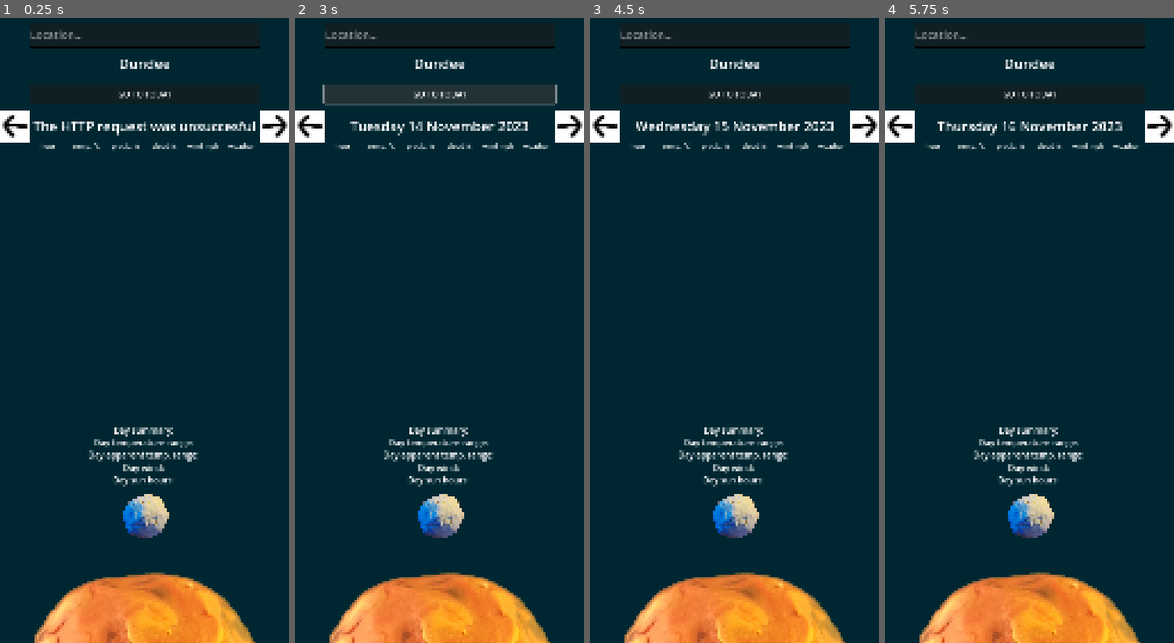
Above: before the commit, frames 1-4 (left to right).
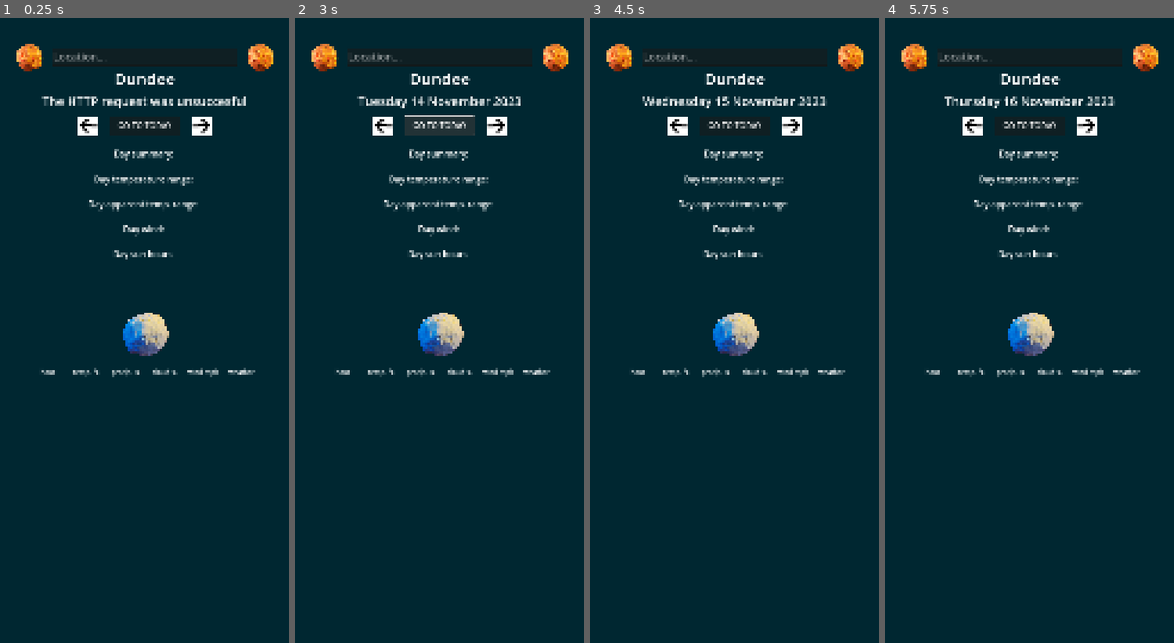
Above: after the commit, the same moments.

Repository: Claire1605/LittleDrip
Game: Godot game, scene res://Scenes/Main.tscn
Two runs of this game, one before a commit and one after it. Both use one fixed random seed, a clock stepped at 60 frames per second and the inputs below.
Inputs (mouse positions are in pixels of both pictures, inside the frame that each line leads up to; where the layout moved, square brackets give the same spot in the first picture):
- Up to frame 1 (0.25 s): no input
- Up to frame 2 (3 s): click (323, 55) at 0.52 s; click (555, 55) at 1.27 s; click (384, 124) [309, 124] at 2 s; click "GO TO TODAY" at 2.75 s
- Up to frame 3 (4.5 s): click "GO TO TODAY" at 3.5 s; click (792, 124) [864, 124] at 4.25 s
- Up to frame 4 (5.75 s): click (1087, 124) [1159, 124] at 5 s

The runs differ from the first frame. In frame 1, 15% of the frame differs, in the area x 0-100%, y 1-100%; in frame 2, 18%; in frame 3, 15%; in frame 4, 15%.
Error in both runs: Invalid access to property or key 'hourly' on a base object of type 'Nil'. (res://Scripts/WeatherRequest.gd:63)

Commit message:
location search bug and started new layout

Diff:
--- a/whateverweather/Scenes/Main.tscn
+++ b/whateverweather/Scenes/Main.tscn
@@ -41,13 +41,35 @@
 locationSearch = NodePath("../LocationSearch")
 weatherRequest = NodePath("../HTTPRequest_Weather")
 
+[node name="TextureButton" type="TextureButton" parent="."]
+layout_mode = 1
+anchors_preset = -1
+anchor_left = 0.05
+anchor_top = 0.04
+anchor_right = 0.15
+anchor_bottom = 0.09
+texture_normal = ExtResource("5_v1gob")
+ignore_texture_size = true
+stretch_mode = 0
+
+[node name="TextureButton2" type="TextureButton" parent="."]
+layout_mode = 1
+anchors_preset = -1
+anchor_left = 0.85
+anchor_top = 0.04
+anchor_right = 0.95
+anchor_bottom = 0.09
+texture_normal = ExtResource("5_v1gob")
+ignore_texture_size = true
+stretch_mode = 0
+
 [node name="LocationSearch" type="LineEdit" parent="."]
 layout_mode = 1
 anchors_preset = -1
-anchor_left = 0.1
-anchor_top = 0.01
-anchor_right = 0.9
-anchor_bottom = 0.05
+anchor_left = 0.18
+anchor_top = 0.05
+anchor_right = 0.82
+anchor_bottom = 0.08
 theme_override_font_sizes/font_size = 40
 placeholder_text = "Location..."
 
@@ -55,33 +77,46 @@
 layout_mode = 1
 anchors_preset = -1
 anchor_left = 0.1
-anchor_top = 0.05
-anchor_right = 0.9
-anchor_bottom = 0.1
-grow_horizontal = 2
-theme_override_font_sizes/font_size = 50
+anchor_top = 0.08
+anchor_right = 0.9
+anchor_bottom = 0.12
+grow_horizontal = 2
+theme_override_font_sizes/font_size = 60
 text = "DUNDEE"
 horizontal_alignment = 1
 vertical_alignment = 1
 autowrap_mode = 3
 
+[node name="DateText" type="Label" parent="."]
+layout_mode = 1
+anchors_preset = -1
+anchor_left = 0.1
+anchor_top = 0.12
+anchor_right = 0.9
+anchor_bottom = 0.15
+grow_horizontal = 2
+theme_override_font_sizes/font_size = 46
+horizontal_alignment = 1
+vertical_alignment = 1
+autowrap_mode = 3
+
 [node name="TodayButton" type="Button" parent="."]
 layout_mode = 1
 anchors_preset = -1
-anchor_left = 0.1
-anchor_top = 0.11
-anchor_right = 0.9
-anchor_bottom = 0.14
+anchor_left = 0.38
+anchor_top = 0.16
+anchor_right = 0.62
+anchor_bottom = 0.19
 theme_override_font_sizes/font_size = 30
 text = "GO TO TODAY"
 
 [node name="NextDayButton" type="TextureButton" parent="."]
 layout_mode = 1
 anchors_preset = -1
-anchor_left = 0.9
-anchor_top = 0.15
-anchor_right = 1.0
-anchor_bottom = 0.2
+anchor_left = 0.66
+anchor_top = 0.16
+anchor_right = 0.73
+anchor_bottom = 0.19
 offset_bottom = 0.439987
 texture_normal = ExtResource("6_jw32o")
 ignore_texture_size = true
@@ -90,27 +125,14 @@
 [node name="PreviousDayButton" type="TextureButton" parent="."]
 layout_mode = 1
 anchors_preset = -1
-anchor_top = 0.15
-anchor_right = 0.1
-anchor_bottom = 0.2
+anchor_left = 0.27
+anchor_top = 0.16
+anchor_right = 0.34
+anchor_bottom = 0.19
 offset_bottom = 0.439987
 texture_normal = ExtResource("7_50glp")
 ignore_texture_size = true
 stretch_mode = 0
-
-[node name="DateText" type="Label" parent="."]
-layout_mode = 1
-anchors_preset = -1
-anchor_left = 0.1
-anchor_top = 0.15
-anchor_right = 0.9
-anchor_bottom = 0.2
-grow_horizontal = 2
-theme_override_font_sizes/font_size = 50
-text = "WHATEVER WEATHER"
-horizontal_alignment = 1
-vertical_alignment = 1
-autowrap_mode = 3
 
 [node name="ErrorText" type="Label" parent="."]
 layout_mode = 0
@@ -119,72 +141,13 @@
 offset_right = 267.0
 offset_bottom = 126.0
 
-[node name="GridContainer" type="GridContainer" parent="."]
+[node name="DailyWeatherCode" type="Label" parent="."]
 layout_mode = 1
 anchors_preset = -1
 anchor_left = 0.1
 anchor_top = 0.2
 anchor_right = 0.9
-anchor_bottom = 0.65
-grow_horizontal = 2
-theme = ExtResource("3_kln2b")
-columns = 6
-
-[node name="Label-hour" type="Label" parent="GridContainer"]
-layout_mode = 2
-size_flags_horizontal = 3
-size_flags_vertical = 0
-theme = ExtResource("4_rgh2o")
-text = "hour"
-horizontal_alignment = 1
-
-[node name="Label-temp" type="Label" parent="GridContainer"]
-layout_mode = 2
-size_flags_horizontal = 3
-size_flags_vertical = 0
-theme = ExtResource("4_rgh2o")
-text = "temp. °C"
-horizontal_alignment = 1
-
-[node name="Label-rain" type="Label" parent="GridContainer"]
-layout_mode = 2
-size_flags_horizontal = 3
-size_flags_vertical = 0
-theme = ExtResource("4_rgh2o")
-text = "precip. %"
-horizontal_alignment = 1
-
-[node name="Label-cloud" type="Label" parent="GridContainer"]
-layout_mode = 2
-size_flags_horizontal = 3
-size_flags_vertical = 0
-theme = ExtResource("4_rgh2o")
-text = "cloud %"
-horizontal_alignment = 1
-
-[node name="Label-wind" type="Label" parent="GridContainer"]
-layout_mode = 2
-size_flags_horizontal = 3
-size_flags_vertical = 0
-theme = ExtResource("4_rgh2o")
-text = "wind mph"
-horizontal_alignment = 1
-
-[node name="Label-weathercode" type="Label" parent="GridContainer"]
-layout_mode = 2
-size_flags_horizontal = 3
-size_flags_vertical = 0
-theme = ExtResource("4_rgh2o")
-text = "weather"
-horizontal_alignment = 1
-
-[node name="DailyWeatherCode" type="Label" parent="."]
-layout_mode = 1
-anchors_preset = -1
-anchor_left = 0.1
-anchor_top = 0.65
-anchor_right = 0.9
-anchor_bottom = 0.67
+anchor_bottom = 0.24
 grow_horizontal = 2
 theme_override_font_sizes/font_size = 32
 text = "Day summary: "
@@ -196,9 +159,9 @@
 layout_mode = 1
 anchors_preset = -1
 anchor_left = 0.1
-anchor_top = 0.67
-anchor_right = 0.9
-anchor_bottom = 0.69
+anchor_top = 0.24
+anchor_right = 0.9
+anchor_bottom = 0.28
 grow_horizontal = 2
 theme_override_font_sizes/font_size = 32
 text = "Day temperature range: "
@@ -210,9 +173,9 @@
 layout_mode = 1
 anchors_preset = -1
 anchor_left = 0.1
-anchor_top = 0.69
-anchor_right = 0.9
-anchor_bottom = 0.71
+anchor_top = 0.28
+anchor_right = 0.9
+anchor_bottom = 0.32
 grow_horizontal = 2
 theme_override_font_sizes/font_size = 32
 text = "Day apparent temp. range: "
@@ -224,9 +187,9 @@
 layout_mode = 1
 anchors_preset = -1
 anchor_left = 0.1
-anchor_top = 0.71
-anchor_right = 0.9
-anchor_bottom = 0.73
+anchor_top = 0.32
+anchor_right = 0.9
+anchor_bottom = 0.36
 grow_horizontal = 2
 theme_override_font_sizes/font_size = 32
 text = "Day wind: "
@@ -238,9 +201,9 @@
 layout_mode = 1
 anchors_preset = -1
 anchor_left = 0.1
-anchor_top = 0.73
-anchor_right = 0.9
-anchor_bottom = 0.75
+anchor_top = 0.36
+anchor_right = 0.9
+anchor_bottom = 0.4
 grow_horizontal = 2
 theme_override_font_sizes/font_size = 32
 text = "Day sun hours: "
@@ -248,13 +211,26 @@
 vertical_alignment = 1
 autowrap_mode = 3
 
+[node name="MoonPhaseText" type="Label" parent="."]
+layout_mode = 1
+anchors_preset = -1
+anchor_left = 0.1
+anchor_top = 0.42
+anchor_right = 0.9
+anchor_bottom = 0.46
+grow_horizontal = 2
+theme_override_font_sizes/font_size = 50
+horizontal_alignment = 1
+vertical_alignment = 1
+autowrap_mode = 3
+
 [node name="MoonTexture" type="TextureRect" parent="."]
 layout_mode = 1
 anchors_preset = -1
 anchor_left = 0.3
-anchor_top = 0.75
+anchor_top = 0.46
 anchor_right = 0.7
-anchor_bottom = 0.85
+anchor_bottom = 0.56
 offset_top = 0.379883
 grow_horizontal = 2
 grow_vertical = 0
@@ -262,20 +238,67 @@
 expand_mode = 1
 stretch_mode = 5
 
-[node name="MoonPhaseText" type="Label" parent="."]
-layout_mode = 1
-anchors_preset = -1
-anchor_left = 0.1
-anchor_top = 0.85
-anchor_right = 0.9
-anchor_bottom = 0.89
-grow_horizontal = 2
-theme_override_font_sizes/font_size = 50
-horizontal_alignment = 1
-vertical_alignment = 1
-autowrap_mode = 3
+[node name="GridContainer" type="GridContainer" parent="."]
+layout_mode = 1
+anchors_preset = -1
+anchor_left = 0.1
+anchor_top = 0.56
+anchor_right = 0.9
+anchor_bottom = 1.0
+grow_horizontal = 2
+theme = ExtResource("3_kln2b")
+columns = 6
+
+[node name="Label-hour" type="Label" parent="GridContainer"]
+layout_mode = 2
+size_flags_horizontal = 3
+size_flags_vertical = 0
+theme = ExtResource("4_rgh2o")
+text = "hour"
+horizontal_alignment = 1
+
+[node name="Label-temp" type="Label" parent="GridContainer"]
+layout_mode = 2
+size_flags_horizontal = 3
+size_flags_vertical = 0
+theme = ExtResource("4_rgh2o")
+text = "temp. °C"
+horizontal_alignment = 1
+
+[node name="Label-rain" type="Label" parent="GridContainer"]
+layout_mode = 2
+size_flags_horizontal = 3
+size_flags_vertical = 0
+theme = ExtResource("4_rgh2o")
+text = "precip. %"
+horizontal_alignment = 1
+
+[node name="Label-cloud" type="Label" parent="GridContainer"]
+layout_mode = 2
+size_flags_horizontal = 3
+size_flags_vertical = 0
+theme = ExtResource("4_rgh2o")
+text = "cloud %"
+horizontal_alignment = 1
+
+[node name="Label-wind" type="Label" parent="GridContainer"]
+layout_mode = 2
+size_flags_horizontal = 3
+size_flags_vertical = 0
+theme = ExtResource("4_rgh2o")
+text = "wind mph"
+horizontal_alignment = 1
+
+[node name="Label-weathercode" type="Label" parent="GridContainer"]
+layout_mode = 2
+size_flags_horizontal = 3
+size_flags_vertical = 0
+theme = ExtResource("4_rgh2o")
+text = "weather"
+horizontal_alignment = 1
 
 [node name="SunTexture" type="TextureRect" parent="."]
+visible = false
 layout_mode = 1
 anchors_preset = -1
 anchor_top = 0.85
@@ -294,12 +317,11 @@
 layout_mode = 1
 anchors_preset = -1
 anchor_left = 0.1
-anchor_top = 0.05
+anchor_top = 0.08
 anchor_right = 0.9
 anchor_bottom = 0.3
 
-[connection signal="text_changed" from="LocationSearch" to="HTTPRequest_Location" method="_on_line_edit_text_changed"]
-[connection signal="text_submitted" from="LocationSearch" to="HTTPRequest_Location" method="_on_line_edit_text_submitted"]
+[connection signal="text_submitted" from="LocationSearch" to="HTTPRequest_Location" method="_on_location_search_text_submitted"]
 [connection signal="pressed" from="TodayButton" to="HTTPRequest_Weather" method="_on_today_button_pressed"]
 [connection signal="pressed" from="NextDayButton" to="HTTPRequest_Weather" method="on_next_day_button_pressed"]
 [connection signal="pressed" from="PreviousDayButton" to="HTTPRequest_Weather" method="_on_previous_day_button_pressed"]
--- a/whateverweather/Scripts/LocationRequest.gd
+++ b/whateverweather/Scripts/LocationRequest.gd
@@ -10,16 +10,12 @@
 	locationButtonScene = preload("res://Scenes/location_button.tscn")
 	print(self.get_path())
 
-func _on_line_edit_text_changed(new_text: String) -> void:
-	if new_text.length() > 1:
-		search(new_text)
-	else:
-		clearLocationResults()
-
 func search(text: String):
 	get_node_or_null(locationResults).show()
 
 	request_completed.connect(geocoding)
+
+	text = text.replace(' ', '+')
 
 	# Perform a GET request. The URL below returns JSON as of writing.
 	var error = request("https://geocoding-api.open-meteo.com/v1/search?name=" + text + "&count=10&language=en&format=json")
@@ -63,3 +59,9 @@
 					node.queue_free()
 
 	get_node_or_null(locationResults).hide()
+
+func _on_location_search_text_submitted(new_text: String) -> void:
+	if new_text.length() > 1:
+		search(new_text)
+	else:
+		clearLocationResults()
--- a/whateverweather/Scripts/WeatherRequest.gd
+++ b/whateverweather/Scripts/WeatherRequest.gd
@@ -82,14 +82,14 @@
 					tableLabel.text = getWMOCode(openMeteoJSON["hourly"]["weather_code"][h])
 
 func populateDaySummary(openMeteoJSON, day):
-	get_node_or_null(dayWMOText).text = "Day summary: " + getWMOCode(openMeteoJSON["daily"]["weather_code"][day])
+	get_node_or_null(dayWMOText).text = "Day summary: " +  getWMOCode(openMeteoJSON["daily"]["weather_code"][day])
 	get_node_or_null(dayTempText).text = "Day temperature range: " + str(openMeteoJSON["daily"]["temperature_2m_min"][day]) + "°C - "+ str(openMeteoJSON["daily"]["temperature_2m_max"][day]) + "°C"
 	get_node_or_null(dayAppTempText).text = "Day apparent temp. range: " + str(openMeteoJSON["daily"]["apparent_temperature_min"][day]) + "°C - "+ str(openMeteoJSON["daily"]["apparent_temperature_max"][day]) + "°C"
-	get_node_or_null(dayWindText).text = "Day wind: " + str(openMeteoJSON["daily"]["wind_speed_10m_max"][day]) + " mph, " + str(openMeteoJSON["daily"]["wind_gusts_10m_max"][day]) + " mph gusts, at "+ str(openMeteoJSON["daily"]["wind_direction_10m_dominant"][day]) + "°"
+	get_node_or_null(dayWindText).text = "Day max. wind: " + str(openMeteoJSON["daily"]["wind_speed_10m_max"][day]) + " mph, " + str(openMeteoJSON["daily"]["wind_gusts_10m_max"][day]) + " mph gusts, at "+ str(openMeteoJSON["daily"]["wind_direction_10m_dominant"][day]) + "°"
 
 	var sunrise = Time.get_datetime_dict_from_datetime_string(str(openMeteoJSON["daily"]["sunrise"][day]) + ":00", false)
 	var sunset = Time.get_datetime_dict_from_datetime_string(str(openMeteoJSON["daily"]["sunset"][day]) + ":00", false)
-	get_node_or_null(daySunText).text = "Day sun hours: " + str(sunrise.hour) + ":" + str(sunrise.minute) + " - " + str(sunset.hour) + ":" + str(sunset.minute)
+	get_node_or_null(daySunText).text = "Day sun hours: " +  str("%02d" % sunrise.hour) + ":" + str("%02d" % sunrise.minute) + " - " + str("%02d" % sunset.hour) + ":" + str("%02d" % sunset.minute)
 
 func getWMOCode(wmo):
 	# https://www.nodc.noaa.gov/archive/arc0021/0002199/1.1/data/0-data/HTML/WMO-CODE/WMO4677.HTM
@@ -292,6 +292,13 @@
 	populateDaySummary(openMeteoJSON, startDay)
 	getLunarPhase()
 
+func getDayWeatherCodeAverage(day):
+	var code: float = 0
+	for h in 24:
+		code += openMeteoJSON["hourly"]["weather_code"][h]
+	code /= 24.0
+	return getWMOCode(round(code))
+
 # TO-DO
 # You have to wait for a request to finish before sending another one. Making multiple request at once requires you to have one node per request. A common strategy is to create and delete HTTPRequest nodes at runtime as necessary.
 # Need more feedback if HTTP request unsuccesful, e.g. prompt to connect to internet
